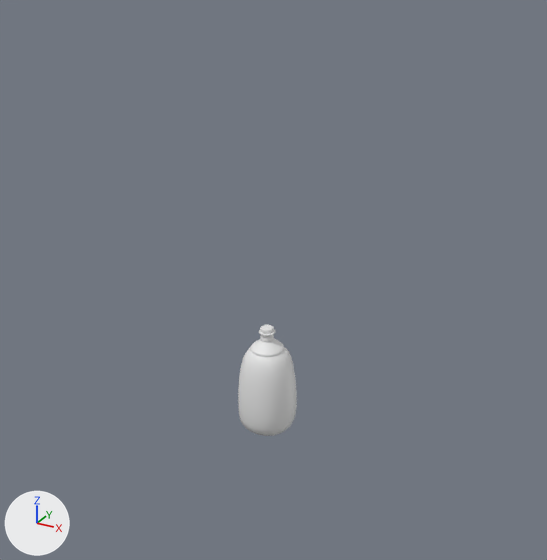
One commit to the Blender file MushroomBottle/MushroomBottle.blend: the scene before it, then after it.
One viewpoint serves both versions: a 50 mm lens placed at (18.4, -33.1, 24.1), pointed at (0.4, -0.4, 7.8). The lights are fixed; the arrows at lower left show +X, +Y and +Z.

The first picture shows 'Bottle'.
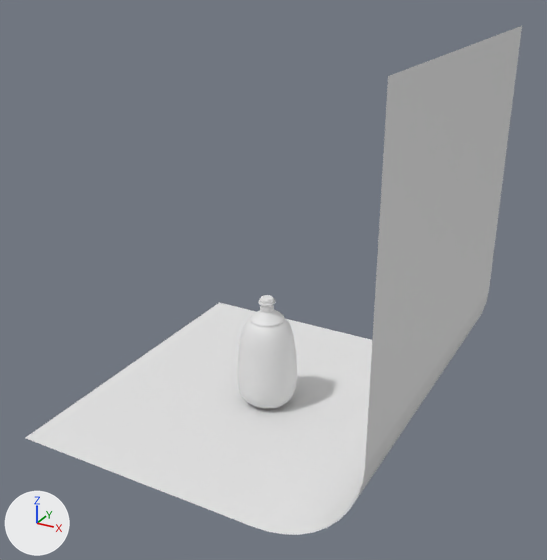
Diff of the bpy script that builds the scene:
```diff
--- a/MushroomBottle/MushroomBottle.blend.py
+++ b/MushroomBottle/MushroomBottle.blend.py
@@ me_plane @@
+me_plane.from_pydata([(-1.0, -1.0, 0.0), (1.0, -1.0, 0.0), (-1.0, 1.0, 0.0), (1.0, 1.0, 0.0), (1.0, -1.0, 1.26), (1.0, 1.0, 1.26), (1.0, -1.0, 2.11), (1.0, 1.0, 2.11)], [], [(0, 1, 3, 2), (3, 1, 4, 5), (5, 4, 6, 7)])
+me_plane.polygons.foreach_set('use_smooth', [True] * 3)
@@ ob_bottle @@
 ob_bottle = bpy.data.objects.new('Bottle', me_cube_009)
-ob_bottle.location = (-0.23, 0.0, 0.96)
+ob_bottle.location = (-0.23, 0.0, 2.8)
 ob_bottle.scale = (3.37, 3.37, 3.37)
@@ ob_plane @@
+ob_plane = bpy.data.objects.new('Plane', me_plane)
+ob_plane.location = (-0.08, 0.06, -0.07)
+ob_plane.scale = (9.72, 9.72, 9.72)
+_m = ob_plane.modifiers.new('Bevel', 'BEVEL')
+_m.width = 0.54
+_m.width_pct = 0.54
+_m.segments = 10
```

What differs and where, as boxes (x1, y1, x2, y2) in the pictures (547 x 560 px):
'Plane', added
    after: (26, 26, 522, 535)
'Bottle', moved
    before: (238, 329, 297, 436)
    after: (238, 300, 297, 409)
'Cork', moved
    before: (260, 325, 274, 334)
    after: (260, 295, 274, 304)
